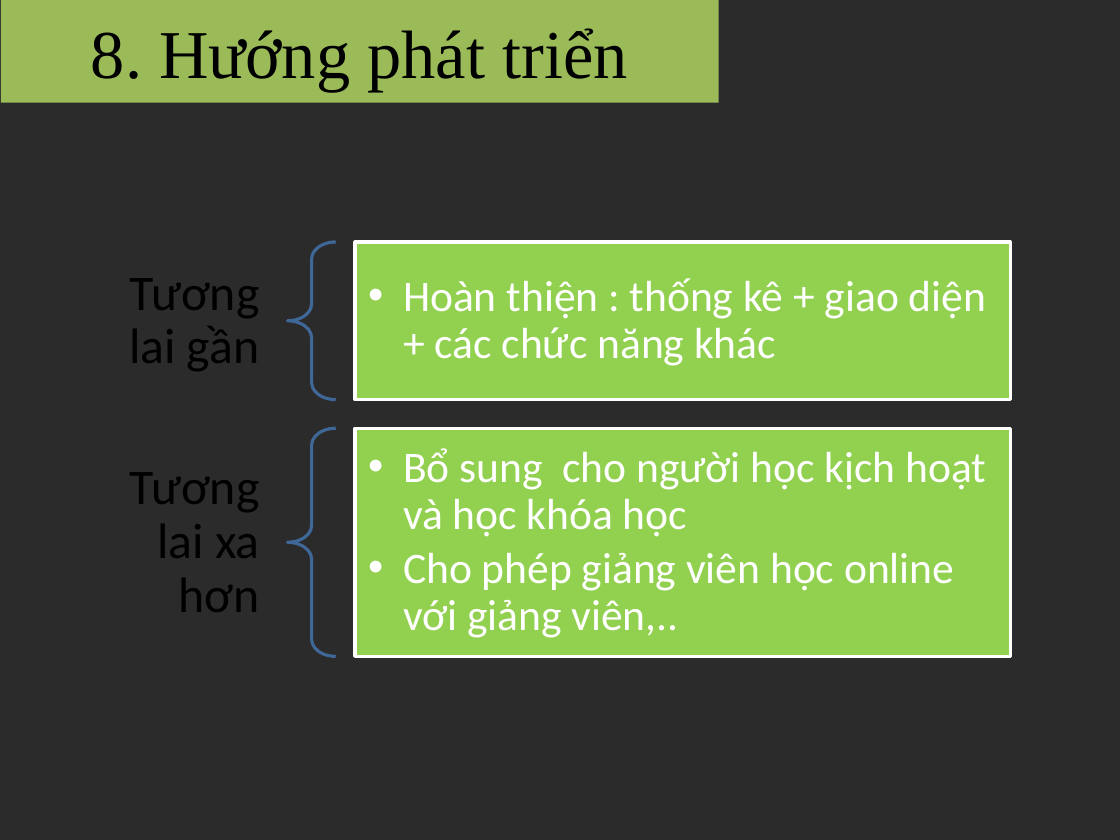
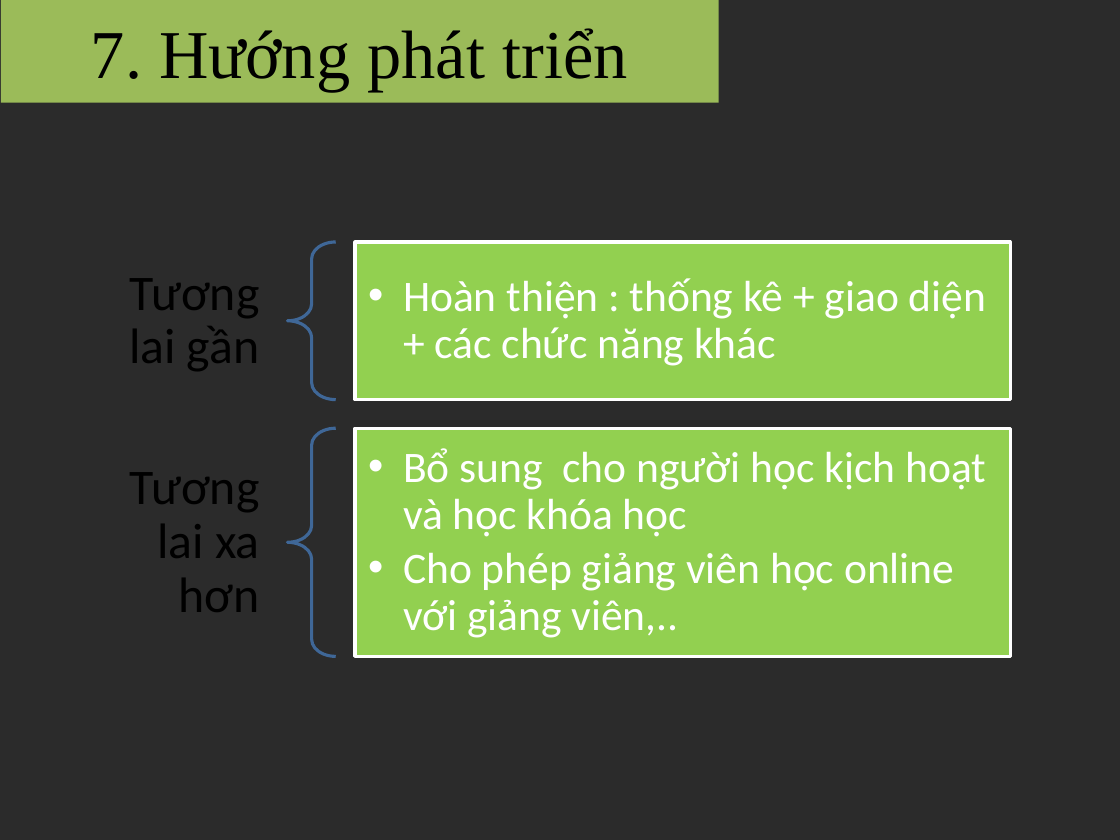
Before and after one commit to LinhNguyen8897/CNPM, a slide deck: slide 10 of BÁO CÁO TIẾN ĐỘ ĐỒ ÁN.pptx (slide 11 before the commit). Drawn at 1120x840 pixels with LibreOffice and Linux fonts; fonts in the diff are those of the drawing; background and template pictures are left out; a plain dark background stands for a picture behind light text. Boxes give left, top, right and bottom in pixels: in the first picture for what was removed or moved away, otherwise in the second. Text is boxed around its words. In the diff, an @@ line names an element or a change of style, - is before the commit and + after.

```diff
--- a/BÁO CÁO TIẾN ĐỘ ĐỒ ÁN.pptx
+++ b/BÁO CÁO TIẾN ĐỘ ĐỒ ÁN.pptx
@@ title at (91,28,627,92): text changed @@
-8. Hướng phát triển
+7. Hướng phát triển
```
Also in this commit, not shown: 1 other slide changed, 6 other files.
